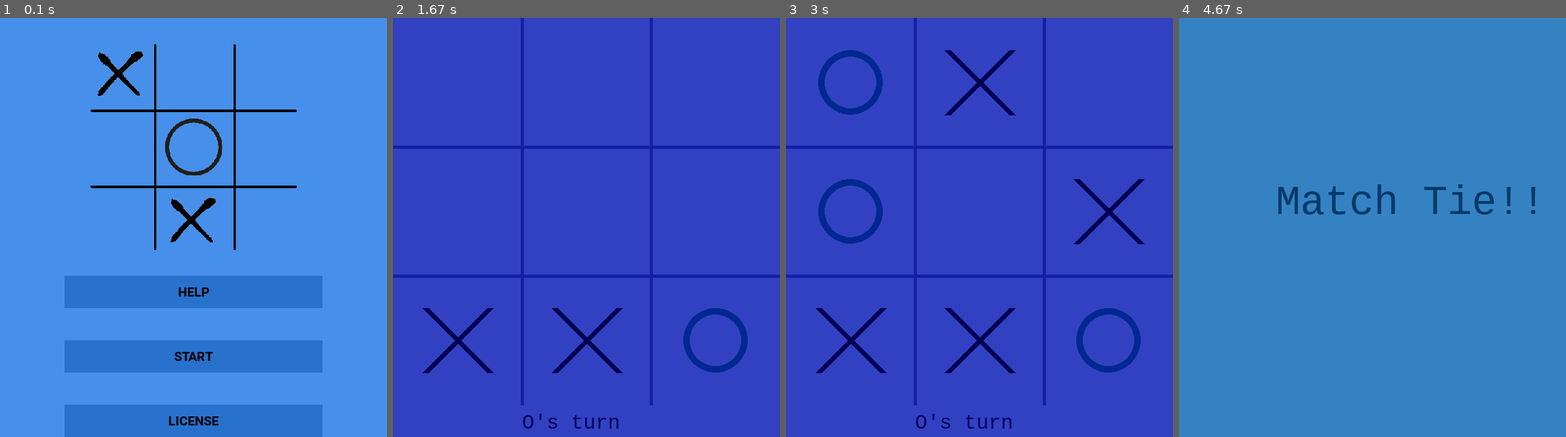
Above: before the commit, frames 1-4 (left to right).
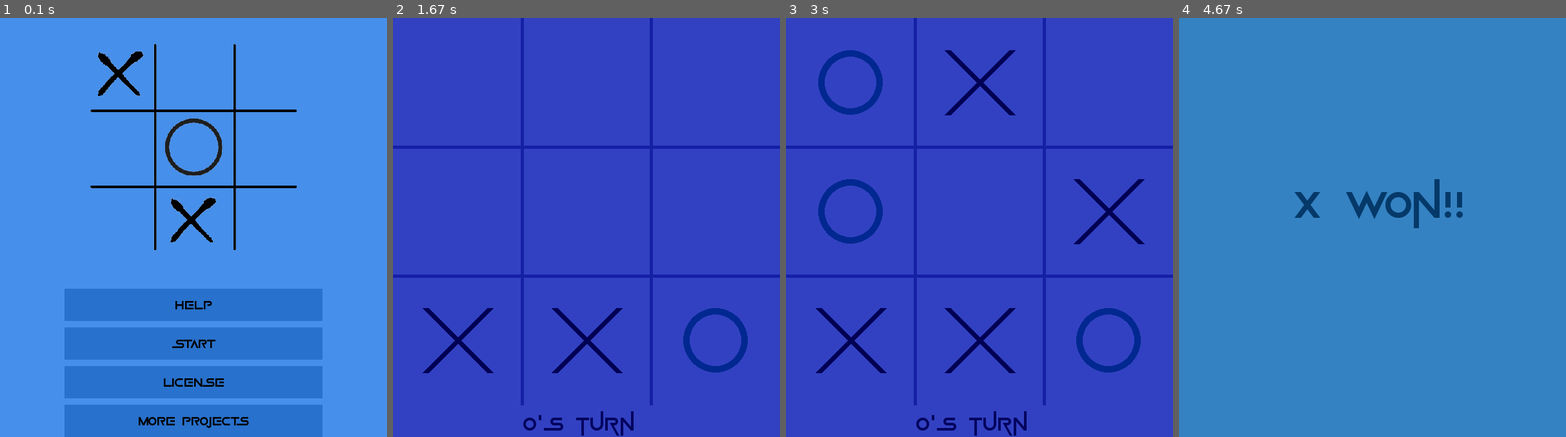
Above: after the commit, the same moments.

Repository: Bikram-ghuku/Pygame-tic-tac-toe
Game: pygame game, started from main.py
The game is run twice, just before and just after one commit, with the same random seed, the same clock (stepped at 60 frames per second) and the same inputs.
Inputs (mouse positions are in pixels of both pictures, inside the frame that each line leads up to):
- Up to frame 1 (0.1 s): no input
- Up to frame 2 (1.67 s): press the mouse at (586, 344) at 0.37 s; move the mouse to (590, 349) at 0.47 s; release the mouse at (598, 353) at 0.6 s; press the mouse at (586, 80) at 0.7 s; move the mouse to (516, 214) at 0.8 s; release the mouse at (451, 349) at 0.93 s; press the mouse at (458, 344) at 1.03 s; move the mouse to (594, 340) at 1.13 s; release the mouse at (733, 336) at 1.27 s; press the mouse at (458, 210) at 1.37 s; move the mouse to (516, 294) at 1.47 s; release the mouse at (578, 378) at 1.6 s
- Up to frame 3 (3 s): press the mouse at (979, 80) at 1.7 s; move the mouse to (940, 89) at 1.8 s; release the mouse at (905, 101) at 1.93 s; press the mouse at (851, 210) at 2.03 s; move the mouse to (983, 235) at 2.13 s; release the mouse at (1118, 256) at 2.27 s; press the mouse at (979, 340) at 2.37 s; move the mouse to (909, 302) at 2.47 s; release the mouse at (836, 261) at 2.6 s; click (1018, 72) at 2.72 s
- Up to frame 4 (4.67 s): click (1500, 131) at 3.05 s; click (1399, 160) at 3.38 s

The runs differ from the first frame. In frame 1, 12% of the frame differs, in the area x 16-84%, y 61-98%; in frame 2, 0.5%; in frame 3, 0.5%; in frame 4, 1.8%.

Commit message:
final version

Diff:
--- a/main.py
+++ b/main.py
@@ -1,10 +1,11 @@
 import pygame, sys
-import os, subprocess
-from sprites import *
+import webbrowser, subprocess
 pygame.init()
 background = (50,65,194)
 WIDTH = 600
 HEIGHT = 650
+green = (0, 255, 0)
+blue = (0, 0, 128)
 CROSS_COLOR = (0,0,84)
 CIRCLE_COLOR = (1,40,144)
 FPS=60
@@ -18,7 +19,7 @@
 programIcon = pygame.image.load(ICON)
 window = pygame.display.set_mode((WIDTH, HEIGHT))
 pygame.display.set_icon(programIcon)
-pygame.display.set_caption("CROSS AND NAUGHTS")
+pygame.display.set_caption("NOUGHTS AND CROSSES")
 
 class win_checker():
     def __init__(self, list_inp):
@@ -44,16 +45,66 @@
                     winner = "X"
                     type_win = elem
 
-        if len(self.o_occur)>=3:
+        elif len(self.o_occur)>=3:
             for elem in WINS:
                 if all(x in self.o_occur for x in elem):
                     winner = "O"
                     type_win = elem
 
-        if len(self.list)>=9:
+        elif len(self.list)>=9:
             winner="tie"
 
         return [winner, type_win]
+
+
+class circle():
+    def __init__(self, x, y, height, line_width, color:tuple):
+        self.x = x
+        self.y = y
+        self.height = height
+        self.line_width = line_width
+        self.color = color
+
+    def draw(self, window, border=None):
+        pygame.draw.circle(window, self.color, (self.x+(self.height//2), self.y+(self.height//2)), self.height//2)
+        pygame.draw.circle(window, (50,65,194), (self.x+(self.height//2), self.y+(self.height//2)), (self.height//2)-(self.line_width))
+
+class cross():
+    def __init__(self, x, y, height, width, line_width, color:tuple):
+        self.x = x
+        self.y = y
+        self.height = height
+        self.width = width
+        self.line_width = line_width
+        self.color = color
+
+    def draw(self, window, border=None):
+        pygame.draw.line(window, self.color, (self.x, self.y), (self.x+self.width, self.y+self.width), self.line_width)
+        pygame.draw.line(window, self.color, (self.x+self.width, self.y), (self.x, self.y+self.width), self.line_width)
+
+class menu_item():
+    def __init__(self, x, y, width, height, border, color, type_font, size, font_color):
+        self.x = x
+        self.y = y
+        self.width = width
+        self.height = height
+        self.border = border
+        self.color = color
+        self.font_color = font_color
+        if type_font.lower()=="bold":
+            font = pygame.font.Font("./assests/fonts/Game_Of_Squids.ttf", size)
+        self.font = font
+
+
+    def draw(self, window, text):
+        if self.border:
+            pygame.draw.rect(window, self.color, (self.x-2, self.y-2, self.width+4, self.height+4))
+        rect_op = pygame.draw.rect(window, self.color, (self.x, self.y, self.width, self.height))
+        text = self.font.render(text, True, self.font_color, self.color)
+        text_rect = text.get_rect()
+        text_rect.center = (self.x+(self.width//2), self.y+(self.height//2))
+        window.blit(text, text_rect)
+        return rect_op
 
 def draw_board(color:tuple, WIDTH_LINE):
     pygame.draw.line(window, color, (0, 200), (600, 200), WIDTH_LINE)
@@ -95,7 +146,7 @@
             circle_d = circle(POSS_POS[elems][0], POSS_POS[elems][1], 100, 10, CIRCLE_COLOR)
             circle_d.draw(windowd)
     if mod_op!=2:
-        font = pygame.font.SysFont(pygame.font.get_fonts()[1], 32)
+        font = pygame.font.Font("./assests/fonts/Game_Of_Squids.ttf", 32)
         fon_op = font.render("X's turn" if x_turn else "O's turn", True, (3,4,94))
         fon_rect=  fon_op.get_rect()
         fon_rect.topleft=(200, 610)
@@ -105,13 +156,15 @@
 def show_winner(winner, x=0):
     pygame.time.wait(1000)
     window.fill((53,130,194))
-    font = pygame.font.SysFont(pygame.font.get_fonts()[1], 64)
+    font = pygame.font.Font("./assests/fonts/Game_Of_Squids.ttf", 64)
     if winner[0]!="tie":
         fon_op = font.render(f"{winner[0]} won!!", True, (4,57,105))
+        font_rect = fon_op.get_rect()
+        font_rect.topleft = (175, 250)
     else:
         fon_op = font.render("Match Tie!!", True, (4,57,105))
-    font_rect = fon_op.get_rect()
-    font_rect.topleft = (150, 250)
+        font_rect = fon_op.get_rect()
+        font_rect.topleft = (90, 250)
     window.blit(fon_op, font_rect)
     pygame.display.update()
 
@@ -160,28 +213,35 @@
     label=[]
     text=["1) Tic-tac-toe is played on a three-by-three grid", "by two players, who alternately place the marks X and O ", "in one of the nine spaces in the grid."]
     label_op=[]
-    text_control = ["2) Press ESCAPE to go back to main menu", "press MULTIPLAYER to play multiplayer locally"]
+    text_control = ["2) Press ESCAPE to go back to main menu.", "3)press START to play multiplayer locally.", "4)press LICENSE to view license agreement.", "5)press MORE PROJECTS to view more projects made by me."]
     window.fill((70,143,243))
+    img= pygame.image.load(MENU_IMG)
+    img = pygame.transform.scale(img, (200, 200))
+    window.blit(img, (200, 50))
     font = pygame.font.Font("./assests/fonts/Roboto-Bold.ttf", 20)
+    font_head = pygame.font.Font("./assests/fonts/Game_Of_Squids.ttf", 35)
+    window.blit(font_head.render("NOUGHTS AND CROSSES", True, (0, 0, 0)), (65, 0, 100, 100))
     for elem in range(len(text)):
         text_op = str(text[elem])
         label.append(font.render(text_op, True, (0, 0, 0)))
 
     for x in range(len(label)):
-        window.blit(label[x], (50, 100+(x*25), 400, 25))
+        window.blit(label[x], (20, 300+(x*25), 400, 25))
 
     for elem in range(len(text_control)):
         text_op = str(text_control[elem])
         label_op.append(font.render(text_op, True, (0, 0, 0)))
 
     for x in range(len(label_op)):
-        window.blit(label_op[x], (50, 200+(x*25), 400, 25))
+        window.blit(label_op[x], (20, 400+(x*50), 400, 25))
 
     while True:
         for event in pygame.event.get():
             if event.type == pygame.KEYDOWN:
                 if event.key == pygame.K_ESCAPE:
                     menu_op()
+            if event.type == pygame.QUIT:
+                sys.exit()
         pygame.display.update()
 
 def menu_op():
@@ -189,12 +249,14 @@
     img= pygame.image.load(MENU_IMG)
     img = pygame.transform.scale(img, (400, 400))
     window.blit(img, (100, 0))
-    multi_player = menu_item(100, 500, 400, 50, None, (40,113,204), "bold", 20, (0, 0, 0))
+    multi_player = menu_item(100, 480, 400, 50, None, (40,113,204), "bold", 20, (0, 0, 0))
     box_mp = multi_player.draw(window, "START")
-    help = menu_item(100, 400, 400, 50, None, (40,113,204), "bold", 20, (0, 0, 0))
+    help = menu_item(100, 420, 400, 50, None, (40,113,204), "bold", 20, (0, 0, 0))
     help_mp = help.draw(window, "HELP")
-    license = menu_item(100, 600, 400, 50, None, (40,113,204), "bold", 20, (0, 0, 0))
+    license = menu_item(100, 540, 400, 50, None, (40,113,204), "bold", 20, (0, 0, 0))
     license_box = license.draw(window, "LICENSE")
+    more = menu_item(100, 600, 400, 50, None, (40,113,204), "bold", 20, (0, 0, 0))
+    more_box = more.draw(window, "MORE PROJECTS")
     while True:
         for event in pygame.event.get():
             if event.type == pygame.QUIT:
@@ -207,6 +269,8 @@
                     show_help()
                 if license_box.collidepoint(pos_op):
                     subprocess.call(('notepad.exe', "LICENSE"))
+                if more_box.collidepoint(pos_op):
+                    webbrowser.open_new("https://github.com/bikram-ghuku/")
         pygame.display.update()
 if __name__ == "__main__":
     menu_op()
--- a/sprites.py
+++ /dev/null
@@ -1,69 +0,0 @@
-import pygame
-import random
-green = (0, 255, 0)
-blue = (0, 0, 128)
-
-
-class circle():
-    def __init__(self, x, y, height, line_width, color:tuple):
-        self.x = x
-        self.y = y
-        self.height = height
-        self.line_width = line_width
-        self.color = color
-
-    def draw(self, window, border=None):
-        pygame.draw.circle(window, self.color, (self.x+(self.height//2), self.y+(self.height//2)), self.height//2)
-        pygame.draw.circle(window, (50,65,194), (self.x+(self.height//2), self.y+(self.height//2)), (self.height//2)-(self.line_width))
-
-
-class cross():
-    def __init__(self, x, y, height, width, line_width, color:tuple):
-        self.x = x
-        self.y = y
-        self.height = height
-        self.width = width
-        self.line_width = line_width
-        self.color = color
-
-    def draw(self, window, border=None):
-        pygame.draw.line(window, self.color, (self.x, self.y), (self.x+self.width, self.y+self.width), self.line_width)
-        pygame.draw.line(window, self.color, (self.x+self.width, self.y), (self.x, self.y+self.width), self.line_width)
-
-
-class menu_item():
-    def __init__(self, x, y, width, height, border, color, type_font, size, font_color):
-        self.x = x
-        self.y = y
-        self.width = width
-        self.height = height
-        self.border = border
-        self.color = color
-        self.font_color = font_color
-        if type_font.lower()=="bold":
-            font = pygame.font.Font("./assests/fonts/Roboto-Bold.ttf", size)
-        elif type_font.lower()=="italic":
-            font = pygame.font.Font("./assests/fonts/Roboto-Italic.ttf", size)
-        elif type_font.lower()=="italicbold" or type_font.lower()=="bolditallic":
-            font = pygame.font.Font("./assests/fonts/Roboto-BoldItalic.ttf", size)
-        elif type_font.lower()=="black":
-            font = pygame.font.Font("./assests/fonts/Roboto-Black.ttf", size)
-        self.font = font
-
-
-    def draw(self, window, text):
-        if self.border:
-            pygame.draw.rect(window, self.color, (self.x-2, self.y-2, self.width+4, self.height+4))
-        rect_op = pygame.draw.rect(window, self.color, (self.x, self.y, self.width, self.height))
-        text = self.font.render(text, True, self.font_color, self.color)
-        text_rect = text.get_rect()
-        text_rect.center = (self.x+(self.width//2), self.y+(self.height//2))
-        window.blit(text, text_rect)
-        return rect_op
-
-def get_ind(data, key):
-    ls=[]
-    for x in data.keys():
-        if data[x]==key:
-            ls.append(x)
-    return ls
Binary file added: assests/fonts/Game_Of_Squids.otf
Binary file added: assests/fonts/Game_Of_Squids.ttf
Binary file removed: assests/fonts/Roboto-Black.ttf
Binary file removed: assests/fonts/Roboto-BlackItalic.ttf
Binary file removed: assests/fonts/Roboto-BoldItalic.ttf
Binary file removed: assests/fonts/Roboto-Italic.ttf
Binary file removed: assests/fonts/Roboto-Light.ttf
Binary file removed: assests/fonts/Roboto-LightItalic.ttf
Binary file removed: assests/fonts/Roboto-Medium.ttf
Binary file removed: assests/fonts/Roboto-MediumItalic.ttf
Binary file removed: assests/fonts/Roboto-Regular.ttf
Binary file removed: assests/fonts/Roboto-Thin.ttf
(and 4 more such lines)
